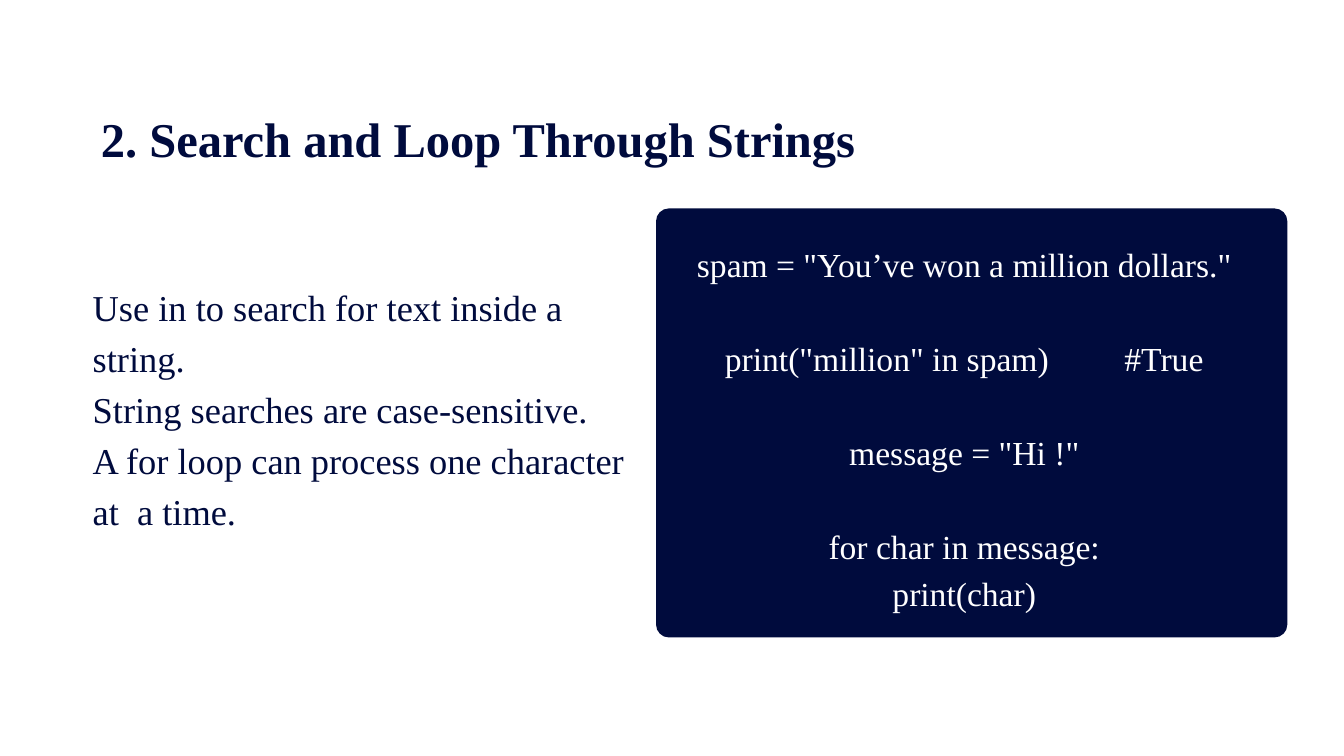
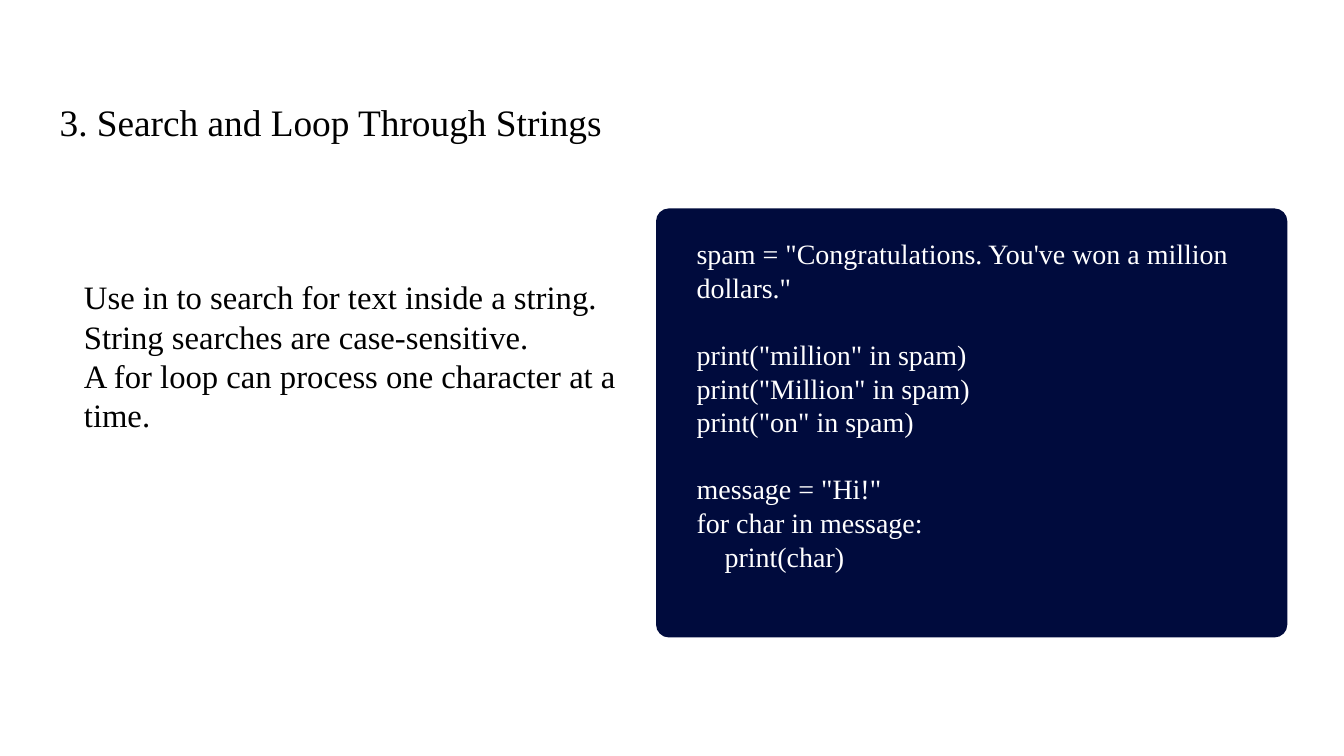
Before and after one commit to Wendy-Chen56/murachs_python_section_2, a slide deck: slide 4 of slides/chapter_10_How_to_Work_with_Strings.pptx (slide 3 before the commit). Drawn at 1344x756 pixels with LibreOffice and Linux fonts; fonts in the diff are those of the drawing. Boxes give left, top, right and bottom in pixels: in the first picture for what was removed or moved away, otherwise in the second. Text is boxed around its words. In the diff, an @@ line names an element or a change of style, - is before the commit and + after.

```diff
--- a/slides/chapter_10_How_to_Work_with_Strings.pptx
+++ b/slides/chapter_10_How_to_Work_with_Strings.pptx
@@ text at [60,110,602,143]: text changed; size 52 to 40 pt; text colour #000B3D to #000000; bold off @@
-  2. Search and Loop Through Strings
+3. Search and Loop Through Strings
@@ text at [697,244,1228,505]: text changed; size 36 to 30 pt @@
-spam = "You’ve won a million dollars."
-print("million" in spam) #True
-message = "Hi !"
+spam = "Congratulations. You've won a million dollars."
+print("million" in spam)
+print("Million" in spam)
+print("on" in spam)
+message = "Hi!"
@@ text "Use in to search for ...": place and size @@
-text "Use in to search for ..." at [93,295,624,526]
+text "Use in to search for ..." at [84,286,615,428]
@@ text "Use in to search for ..." at [84,286,615,428]: size 39 to 35 pt, text colour #000B3D to #000000; line spacing 54.6pt to 1 @@
@@ text at [697,513,922,572]: size 36 to 30 pt in "for char in message:", "print(char)"; alignment centre to left; line spacing 50.4pt to 1 @@
```
Also in this commit, not shown: 6 other slides changed, 2 slides added, 1 other file.
